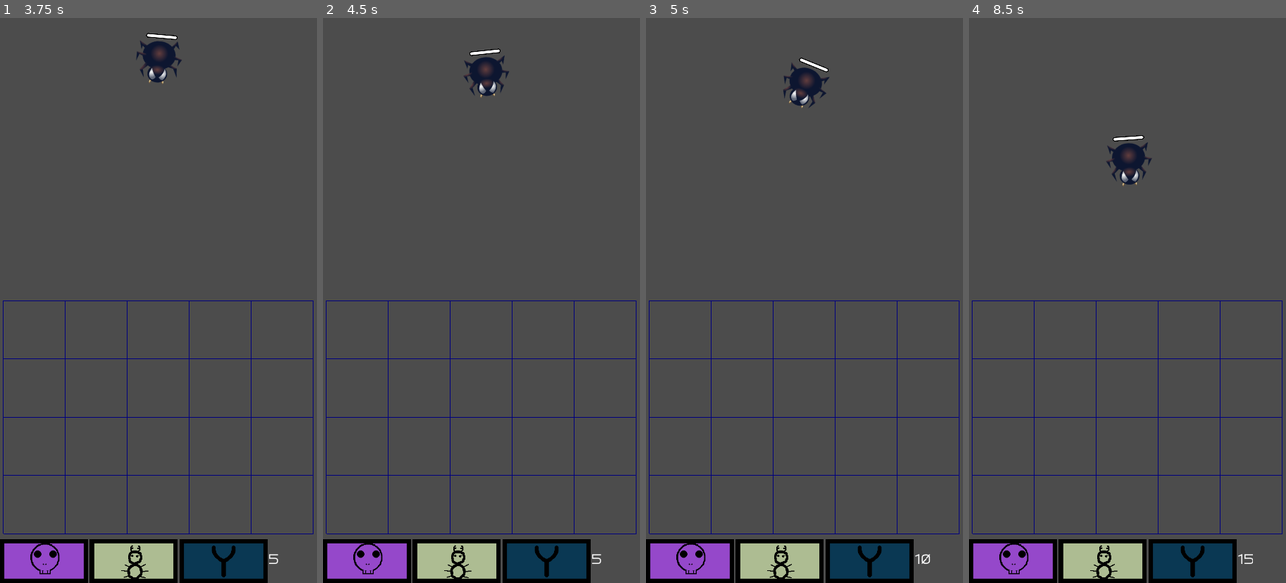
Above: before the commit, frames 1-4 (left to right).
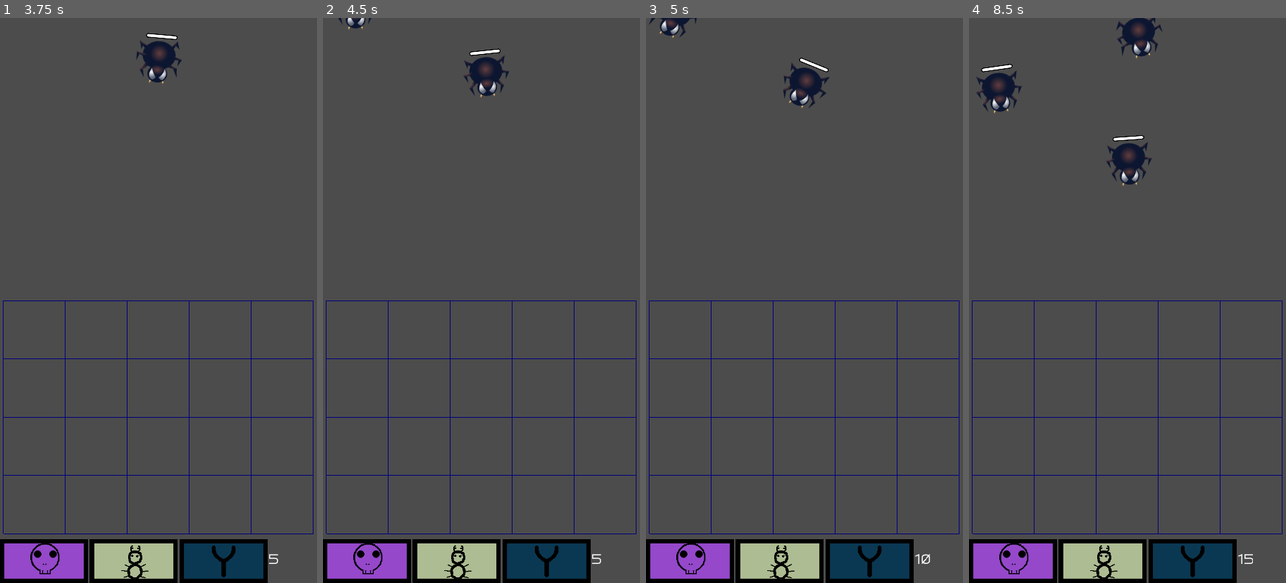
Above: after the commit, the same moments.

Repository: algch/Pest-Control
Game: Godot game, scene res://game_modes/Waves.tscn
The game is run twice, just before and just after one commit, with the same random seed, the same clock (stepped at 60 frames per second) and the same inputs.
Inputs (mouse positions are in pixels of both pictures, inside the frame that each line leads up to):
- Up to frame 1 (3.75 s): click (44, 560) at 0.5 s; click (133, 560) at 1.25 s; click (225, 560) at 2 s; click (44, 560) at 2.75 s; click (133, 560) at 3.5 s
- Up to frame 2 (4.5 s): click (548, 560) at 4.25 s
- Up to frame 3 (5 s): no input
- Up to frame 4 (8.5 s): click (1013, 560) at 5 s; click (1102, 560) at 5.75 s; click (1194, 560) at 6.5 s; move the mouse to (1197, 272) at 7.27 s; press the mouse at (1197, 272) at 7.28 s; move the mouse to (1064, 328) at 8.02 s; release the mouse at (1064, 328) at 8.03 s; click (1064, 328) at 8.1 s

Frame 1 is identical in both runs. In frame 2, 0.1% of the frame differs, in the area x 4-16%, y 0-3%; in frame 3, 0.2%; in frame 4, 1.3%, in the area x 2-61%, y 0-17%.

Commit message:
added enemy spawning

Diff:
--- a/draggable_items/ItemHandler.gd
+++ b/draggable_items/ItemHandler.gd
@@ -50,9 +50,9 @@
 		return
 
 	var item = instance_item_by_name(item_name)
-	if self.money < item.price:
+	if self.money < item.cost:
 		return
-	self.money -= item.price
+	self.money -= item.cost
 	spawn_item(item, pos)
 
 func instance_item_by_name(item_name):
--- a/draggable_items/ant/Ant.gd
+++ b/draggable_items/ant/Ant.gd
@@ -1,7 +1,7 @@
 extends "res://entities/WalkingCharacter.gd"
 
 
-var price = 50
+var cost = 50
 
 class_name Ant
 
--- a/draggable_items/poison/Poison.gd
+++ b/draggable_items/poison/Poison.gd
@@ -5,7 +5,7 @@
 var charges = 3
 var poison_time = 1
 var poison_damage = 0.5
-var price = 30
+var cost = 30
 
 class_name Poison
 
--- a/draggable_items/slingshot/Slingshot.gd
+++ b/draggable_items/slingshot/Slingshot.gd
@@ -7,7 +7,7 @@
 var team = "PLAYER"
 var max_health = 3.0
 var health = max_health setget set_health
-var price = 15
+var cost = 15
 
 class_name Slingshot
 
--- a/draggable_items/slingshot/Slingshot.tscn
+++ b/draggable_items/slingshot/Slingshot.tscn
@@ -36,7 +36,6 @@
 value = 100.0
 texture_under = ExtResource( 4 )
 texture_progress = ExtResource( 3 )
-tint_progress = Color( 0.478431, 0.517647, 0.313726, 1 )
 __meta__ = {
 "_edit_use_anchors_": false
 }
--- /dev/null
+++ b/game_modes/Spawner.gd
@@ -0,0 +1,13 @@
+extends Position2D
+
+
+signal spawned(enemy)
+
+var spider_class = preload("res://enemies/spider/Spider.tscn")
+
+func _on_Timer_timeout():
+	var spider = spider_class.instance()
+	var y = self.position.y
+	var x = randi() % int(floor(($End.position - self.position).x))
+	spider.position = Vector2(x, y)
+	emit_signal("spawned", spider)
--- /dev/null
+++ b/game_modes/Spawner.tscn
@@ -0,0 +1,14 @@
+[gd_scene load_steps=2 format=2]
+
+[ext_resource path="res://game_modes/Spawner.gd" type="Script" id=1]
+
+[node name="Spawner" type="Position2D"]
+script = ExtResource( 1 )
+
+[node name="End" type="Position2D" parent="."]
+position = Vector2( 576, 0 )
+
+[node name="Timer" type="Timer" parent="."]
+wait_time = 3.0
+autostart = true
+[connection signal="timeout" from="Timer" to="." method="_on_Timer_timeout"]
--- a/game_modes/Waves.gd
+++ b/game_modes/Waves.gd
@@ -1,8 +1,15 @@
 extends Node2D
 
 
-func _on_Gui_dragging_started(texture):
+func _on_Gui_dragging_started(texture, cost):
 	$Sprite.set_texture(texture)
+	$Sprite/Label.set_text("-" + str(cost))
+	$Sprite/Label.visible = true
+	if cost == 0:
+		$Sprite/Label.visible = false
 
 func _process(_delta):
 	$Sprite.position = get_global_mouse_position()
+
+func _on_Spawner_spawned(enemy):
+	$Enemies.add_child(enemy)
--- a/game_modes/Waves.tscn
+++ b/game_modes/Waves.tscn
@@ -1,9 +1,15 @@
-[gd_scene load_steps=5 format=2]
+[gd_scene load_steps=8 format=2]
 
 [ext_resource path="res://gui/Gui.tscn" type="PackedScene" id=1]
 [ext_resource path="res://game_modes/Waves.gd" type="Script" id=2]
+[ext_resource path="res://fonts/gearus/GearusSerifBook.otf" type="DynamicFontData" id=3]
+[ext_resource path="res://game_modes/Spawner.tscn" type="PackedScene" id=4]
 [ext_resource path="res://enemies/spider/Spider.tscn" type="PackedScene" id=5]
 [ext_resource path="res://draggable_items/ItemHandler.tscn" type="PackedScene" id=6]
+
+[sub_resource type="DynamicFont" id=1]
+size = 32
+font_data = ExtResource( 3 )
 
 [node name="Waves" type="Node2D"]
 script = ExtResource( 2 )
@@ -24,6 +30,22 @@
 position = Vector2( 368, -104 )
 
 [node name="Sprite" type="Sprite" parent="."]
+
+[node name="Label" type="Label" parent="Sprite"]
+margin_left = 56.0
+margin_top = -24.0
+margin_right = 96.0
+margin_bottom = -10.0
+custom_fonts/font = SubResource( 1 )
+__meta__ = {
+"_edit_use_anchors_": false
+}
+
+[node name="Enemies" type="Node" parent="."]
+
+[node name="Spawner" parent="." instance=ExtResource( 4 )]
+position = Vector2( 64, -96 )
 [connection signal="dragging_started" from="Gui" to="." method="_on_Gui_dragging_started"]
 [connection signal="item_dragged" from="Gui" to="ItemHandler" method="_on_Gui_item_dragged"]
 [connection signal="money_changed" from="ItemHandler" to="Gui" method="_on_ItemHandler_money_changed"]
+[connection signal="spawned" from="Spawner" to="." method="_on_Spawner_spawned"]
--- a/gui/Gui.gd
+++ b/gui/Gui.gd
@@ -8,8 +8,8 @@
 func drag_item(item_name, pos):
 	emit_signal("item_dragged", item_name, pos)
 
-func item_dragging_started(texture):
-	emit_signal("dragging_started", texture)
+func item_dragging_started(texture, cost):
+	emit_signal("dragging_started", texture, cost)
 
 func _on_ItemHandler_money_changed(new_money):
 	$GuiController/HBoxContainer/Label.set_text(str(new_money))
--- a/gui/GuiController.gd
+++ b/gui/GuiController.gd
@@ -17,20 +17,20 @@
 func _on_PoisonButton_button_down():
 	is_dragging = true
 	drag_item_name = "poison"
-	Gui.item_dragging_started(poison_sprite)
+	Gui.item_dragging_started(poison_sprite, 30)
 
 func _on_SlingshotButton_button_down():
 	is_dragging = true
 	drag_item_name = "slingshot"
-	Gui.item_dragging_started(slingshot_sprite)
+	Gui.item_dragging_started(slingshot_sprite, 15)
 
 func _on_AntButton_button_down():
 	is_dragging = true
 	drag_item_name = "ant"
-	Gui.item_dragging_started(ant_sprite)
+	Gui.item_dragging_started(ant_sprite, 50)
 
 func _clear_state():
 	is_dragging = false
 	var mouse_pos = get_global_mouse_position()
 	Gui.drag_item(drag_item_name, mouse_pos)
-	Gui.item_dragging_started(null)
+	Gui.item_dragging_started(null, 0)
